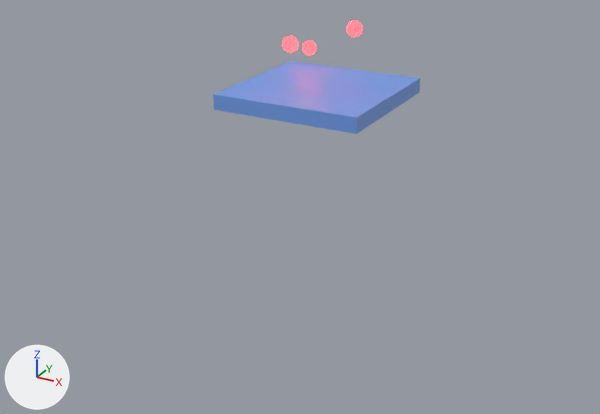
The Blender file assets/scenes.blend: old version first, new version second.
Rendered twice from a 50 mm lens placed at (48.7, -94.1, 29.2), pointed at (3.3, -11.5, -12.1). Arrows for +X, +Y and +Z are at lower left; the lights stay in place.

Script lines for the objects in view, before the commit:
```python
me_cube_001 = bpy.data.meshes.new('Cube.001')
me_cube_001.from_pydata(...)  # a box spanning x -1.0..1.0, y -1.0..1.0, z -1.0..1.0
me_cube_001.materials.append(mat_material_001)  # blue #719be7
me_sphere = bpy.data.meshes.new('Sphere')
me_sphere.from_pydata(...)  # a UV sphere (32 segments, 16 rings, poles along z) spanning x -1.0..1.0, y -1.0..1.0, z -1.0..1.0
me_sphere.materials.append(mat_material_004)  # red #e70009
me_sphere_001 = bpy.data.meshes.new('Sphere.001')
me_sphere_001.from_pydata(...)  # a UV sphere (32 segments, 16 rings, poles along z) spanning x -1.0..1.0, y -1.0..1.0, z -1.0..1.0
me_sphere_001.materials.append(mat_material_004)  # red #e70009
ob_cube = bpy.data.objects.new('Cube', me_cube_001)
ob_cube.location = (0.0, 0.0, -1.0)
ob_cube.scale = (10.0, 10.0, -1.0)
ob_sphere = bpy.data.objects.new('Sphere', me_sphere_001)
ob_sphere.location = (-4.79, 5.86, 3.32)
ob_sphere_002 = bpy.data.objects.new('Sphere.002', me_sphere)
ob_sphere_002.location = (5.2, -1.07, 8.15)
```
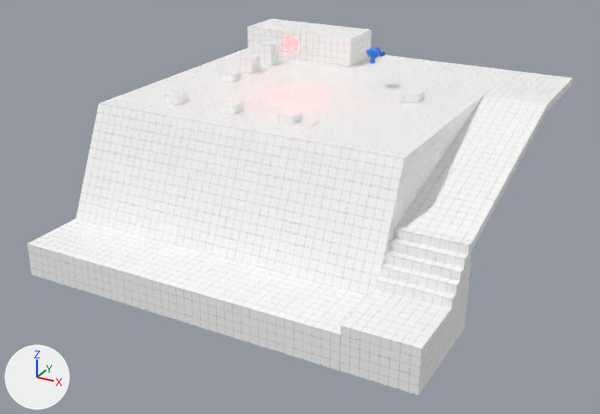
Boxes [x1, y1, x2, y2] around the edits, measured in the pictures (600 x 414 px):
'Floor', added: after [27, 48, 513, 371]
'stairs', added: after [340, 71, 573, 395]
'Cube', deleted (blue): before [213, 61, 420, 134]
'Wall', added: after [247, 19, 371, 67]
'Cube.002', added: after [259, 41, 278, 66]
'Cube.003', added: after [240, 55, 260, 74]
'Cube.007', added: after [400, 89, 425, 103]
'Cube.008', added: after [278, 110, 302, 125]
'Cube.006', added: after [219, 100, 243, 115]
'Cube.005', added: after [164, 91, 188, 105]
'Cube.004', added: after [220, 70, 241, 82]
'Sphere.002', deleted: before [346, 20, 363, 37]
'Suzanne', added: after [366, 47, 386, 64]
'Sphere', deleted: before [302, 40, 317, 55]
'Cube.009', added: after [294, 119, 318, 128]

Patch to the scene script:
```diff
--- a/assets/scenes.blend.py
+++ b/assets/scenes.blend.py
@@ ob_cube @@
-ob_cube = bpy.data.objects.new('Cube', me_cube_001)
@@ ob_sphere @@
-ob_sphere = bpy.data.objects.new('Sphere', me_sphere_001)
@@ ob_sphere_002 @@
-ob_sphere_002 = bpy.data.objects.new('Sphere.002', me_sphere)
@@ ob_suzanne @@
+ob_suzanne = bpy.data.objects.new('Suzanne', me_suzanne)  # 507 vertices, 500 faces; spans x -1.37..1.37, y -0.85..0.85, z -0.98..0.98; in mat_material (blue #2e85e7)
+ob_suzanne.location = (6.52, 2.22, 4.38)
@@ ob_cube_009 @@
+ob_cube_009 = bpy.data.objects.new('Cube.009', me_cube_007)  # 24 vertices, 12 faces; spans x -1.0..1.0, y -1.0..1.0, z -1.0..-0.8; in mat_wall (picture img_texture)
+ob_cube_009.location = (6.0, -15.0, 1.0)
@@ ob_cube_008 @@
+ob_cube_008 = bpy.data.objects.new('Cube.008', me_cube_006)  # 24 vertices, 12 faces; spans x -1.0..1.0, y -1.0..1.0, z -1.0..0.0; in mat_wall (picture img_texture)
+ob_cube_008.location = (4.0, -15.0, 1.0)
@@ ob_cube_006 @@
+ob_cube_006 = bpy.data.objects.new('Cube.006', me_cube_006)  # 24 vertices, 12 faces; spans x -1.0..1.0, y -1.0..1.0, z -1.0..0.0; in mat_wall (picture img_texture)
+ob_cube_006.location = (-4.0, -15.0, 1.0)
@@ ob_cube_007 @@
+ob_cube_007 = bpy.data.objects.new('Cube.007', me_cube_004)  # 24 vertices, 12 faces; spans x -1.0..1.0, y -2.0..1.0, z -1.0..0.0; in mat_wall (picture img_texture)
+ob_cube_007.location = (13.0, 0.0, 1.0)
@@ ob_cube_005 @@
+ob_cube_005 = bpy.data.objects.new('Cube.005', me_cube_006)  # 24 vertices, 12 faces; spans x -1.0..1.0, y -1.0..1.0, z -1.0..0.0; in mat_wall (picture img_texture)
+ob_cube_005.location = (-12.0, -15.0, 1.0)
@@ ob_cube_004 @@
+ob_cube_004 = bpy.data.objects.new('Cube.004', me_cube_006)  # 24 vertices, 12 faces; spans x -1.0..1.0, y -1.0..1.0, z -1.0..0.0; in mat_wall (picture img_texture)
+ob_cube_004.location = (-12.0, -3.0, 1.0)
@@ ob_cube_003 @@
+ob_cube_003 = bpy.data.objects.new('Cube.003', me_cube_005)  # 24 vertices, 12 faces; spans x -1.0..1.0, y -1.0..1.0, z -1.0..1.0; in mat_wall (picture img_texture)
+ob_cube_003.location = (-12.0, 2.0, 1.0)
@@ ob_wall @@
+ob_wall = bpy.data.objects.new('Wall', me_wall)  # 24 vertices, 12 faces; spans x -9.0..8.0, y -6.0..1.0, z -1.0..3.0; in mat_wall (picture img_texture)
+ob_wall.location = (-9.0, 17.0, 1.0)
@@ ob_cube_002 @@
+ob_cube_002 = bpy.data.objects.new('Cube.002', me_cube_003)  # 24 vertices, 12 faces; spans x -1.0..1.0, y -1.0..1.0, z -1.0..2.0; in mat_wall (picture img_texture)
+ob_cube_002.location = (-12.0, 7.0, 1.0)
@@ ob_stairs @@
+ob_stairs = bpy.data.objects.new('stairs', me_stairs)  # 176 vertices, 148 faces; spans x -1.0..7.0, y -34.0..20.0, z -17.0..0.0; in mat_wall (picture img_texture)
+ob_stairs.location = (21.0, 0.0, 0.0)
@@ ob_floor @@
+ob_floor = bpy.data.objects.new('Floor', me_floor)  # 52 vertices, 28 faces; spans x -20.0..20.0, y -34.0..20.0, z -17.0..0.0; in mat_wall (picture img_texture)
+ob_floor.location = (0.0, 0.0, 0.0)
```
